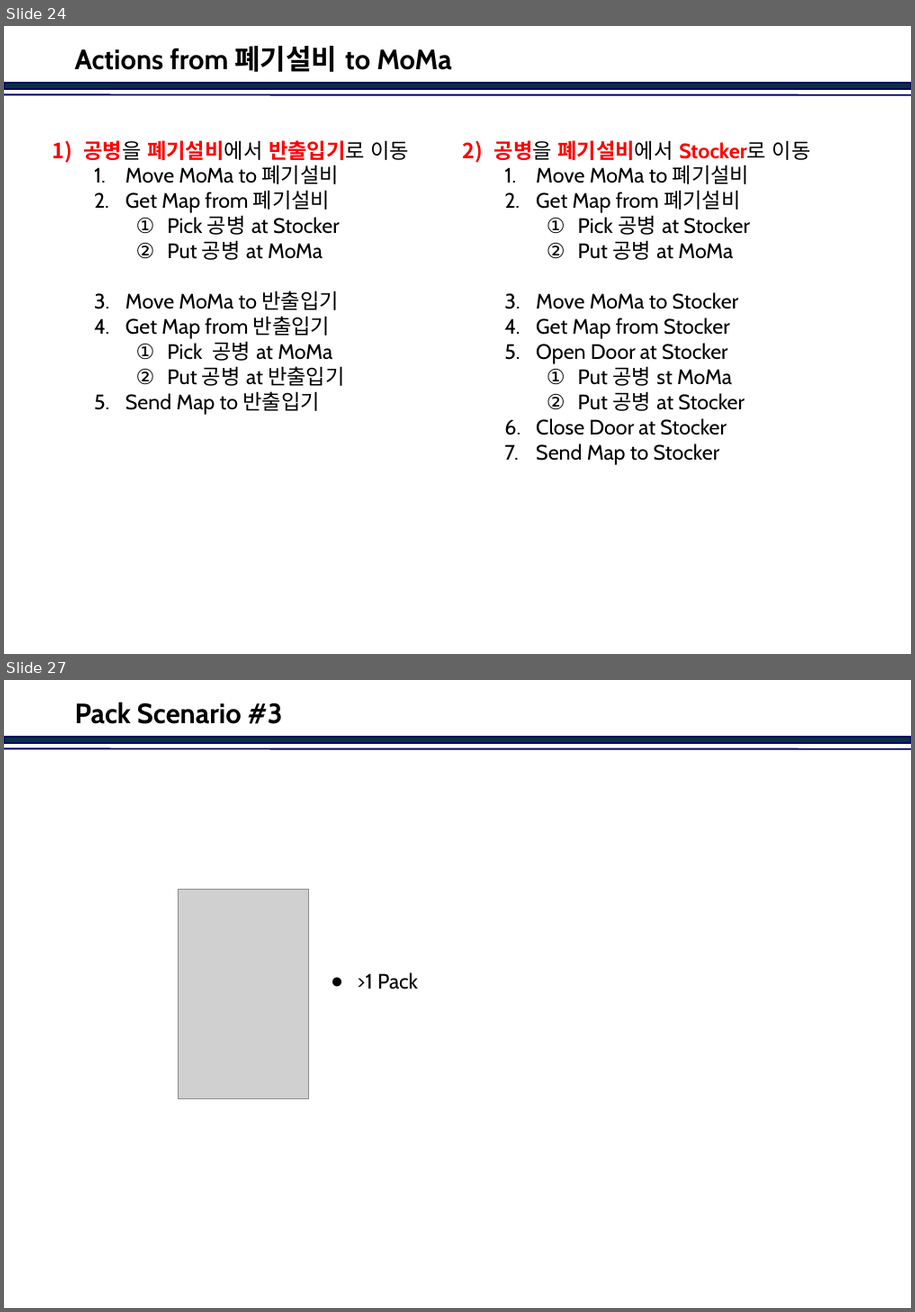
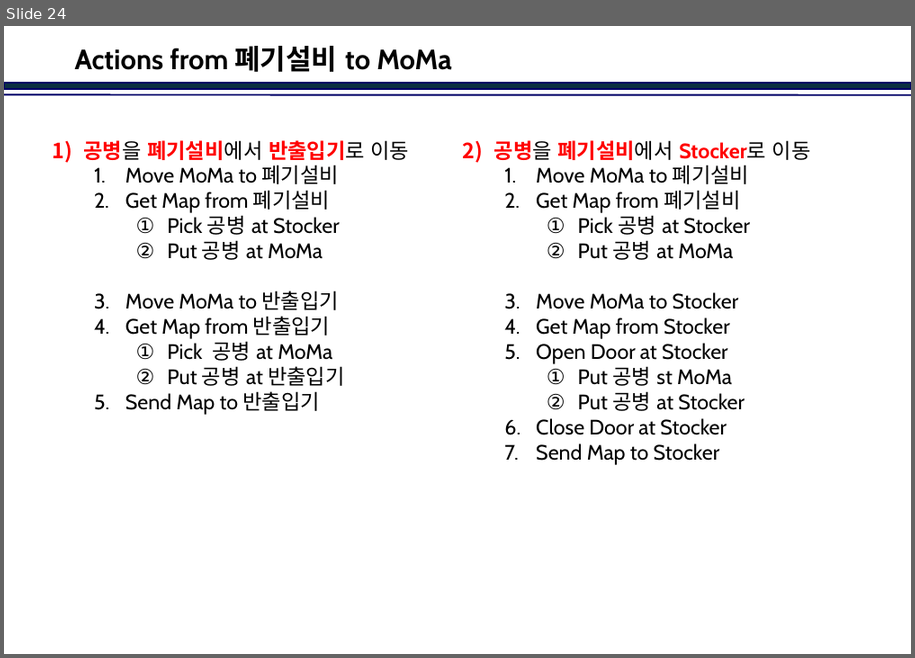
Before and after one commit to jinkabpark/SamickThk_Analysis, a slide deck: 허종원/Travel Scenario.pptx. Shown one above the other, each under a label of ours: slides 24 and 27 before the commit, slide 24 after it; the slides between them are not shown. The pictures are 915x1312 and 915x658 pixels, drawn with LibreOffice and Linux fonts; fonts in the diff are those of the drawing; grey boxes stand for pictures; background and template pictures are left out. Boxes give left, top, right and bottom in pixels: in the first picture for what was removed or moved away, otherwise in the second. Text is boxed around its words. In the diff, an @@ line names an element or a change of style, - is before the commit and + after.

```diff
--- a/허종원/Travel Scenario.pptx
+++ b/허종원/Travel Scenario.pptx
@@ slide 27 removed at (4,680,911,1308), background #FFFFFF; not listed: 2 template elements that a slide beside it also shows @@
@@ title removed at (75,702,283,724) @@
-Pack Scenario #3
@@ picture removed at (179,889,310,1098) @@
@@ text removed at (357,972,418,990) @@
-● >1 Pack
```
Also in this commit, not shown: 2 slides changed, 1 slide added, 2 other slides removed.
